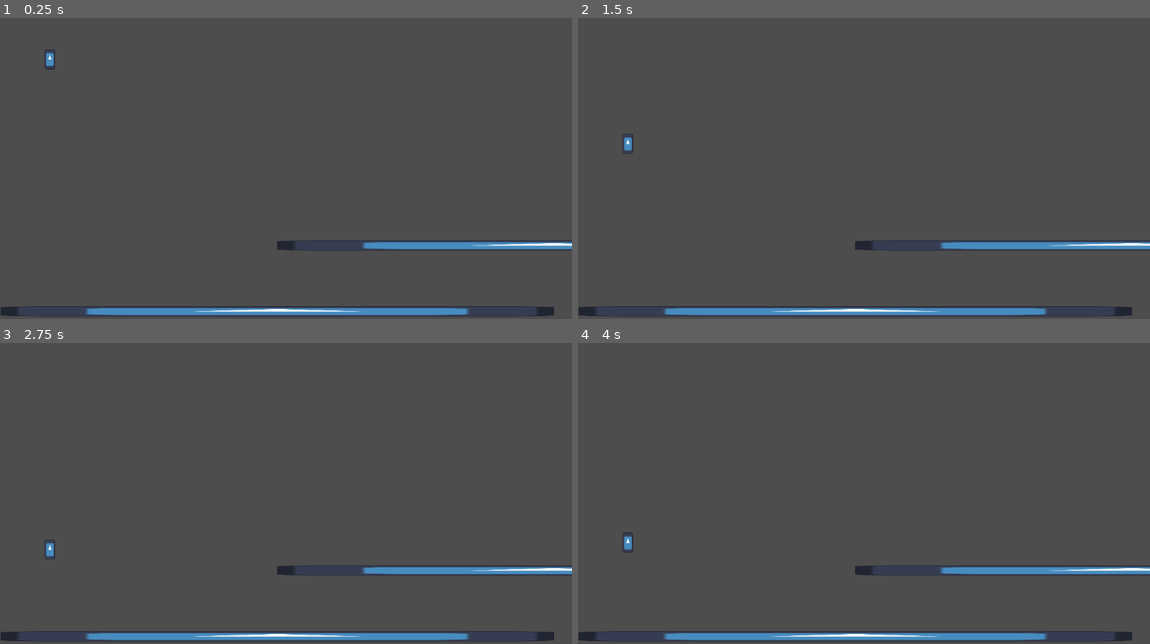
Above: before the commit, frames 1-4 (two rows, left to right).
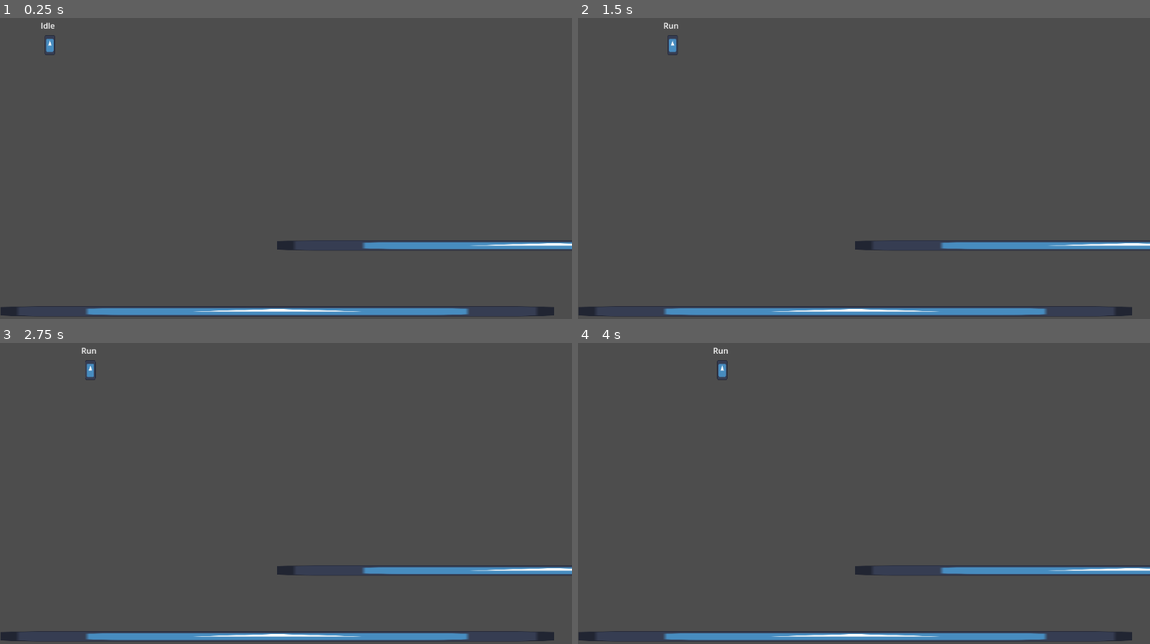
Above: after the commit, the same moments.

Repository: Zicr0n/garb
Game: Godot game, scene res://test-scene.tscn
Same seed, same stepped clock (60 frames per second), same inputs: the game is played once before the commit and once after it. The engine's default icon, where the game draws it, is replaced by a stand-in: a white triangle on a blue panel in a dark square.
Inputs:
- Up to frame 1 (0.25 s): no input
- Up to frame 2 (1.5 s): tap Enter (ui_accept) at 0.5, 0.6 s; hold D (move_right) from 0.53 s (still down); tap Space (jump) at 0.77, 0.8, 1.07, 1.35 s
- Up to frame 3 (2.75 s): tap Space (jump) at 1.52, 1.82, 2.3 s; tap Enter (ui_accept) at 1.55, 2.1 s; release D (move_right) at 2.03 s; hold A (move_left) from 2.03 s (still down)
- Up to frame 4 (4 s): release A (move_left) at 2.78 s; hold D (move_right) from 2.78 s (still down); tap Enter (ui_accept) at 2.85 s; tap Space (jump) at 3.02, 3.32, 3.6, 3.77 s

The runs differ from the first frame. In frame 1, 0.2% of the frame differs, in the area x 7-10%, y 1-18%; in frame 2, 0.2%; in frame 3, 0.2%; in frame 4, 0.2%, in the area x 7-27%, y 1-70%.

Commit message:
Added simple player state machine, including an idle state and a run state. 21/09/2025

Diff:
--- /dev/null
+++ b/player/input_component.gd
@@ -0,0 +1,13 @@
+extends Node
+class_name InputComponent
+
+var _x_axis = 0
+
+func _process(delta: float) -> void:
+	_x_axis = Input.get_axis("move_left", "move_right")
+
+func move_dir_x() -> float :
+	return _x_axis
+
+func is_jump_just_pressed() -> bool:
+	return Input.is_action_just_pressed("jump")
--- a/player/player.gd
+++ b/player/player.gd
@@ -6,19 +6,20 @@
 var _current_jumps : int = 0
 
 func _physics_process(delta: float) -> void:
+	return
 	# Add the gravity.
 	if not is_on_floor():
 		velocity += get_gravity() * delta
 
 	# Handle jump.
-	if Input.is_action_just_pressed("ui_accept") and _current_jumps < 1:
+	if Input.is_action_just_pressed("jump") and _current_jumps < 1:
 		velocity.y = JUMP_VELOCITY
 		if !is_on_floor():
 			_current_jumps += 1
 
 	# Get the input direction and handle the movement/deceleration.
 	# As good practice, you should replace UI actions with custom gameplay actions.
-	var direction := Input.get_axis("ui_left", "ui_right")
+	var direction := Input.get_axis("move_left", "move_right")
 	if direction:
 		velocity.x = direction * SPEED
 	else:
--- a/player/player.tscn
+++ b/player/player.tscn
@@ -1,7 +1,13 @@
-[gd_scene load_steps=4 format=3 uid="uid://b8kifcuaee8n3"]
+[gd_scene load_steps=10 format=3 uid="uid://b8kifcuaee8n3"]
 
 [ext_resource type="Texture2D" uid="uid://dfedybx3etkpr" path="res://icon.svg" id="1_oul6g"]
 [ext_resource type="Script" uid="uid://cniufabxudqvo" path="res://player/player.gd" id="1_rkbax"]
+[ext_resource type="Script" uid="uid://c1240vqmt4squ" path="res://statemachine/player/player_statemachine.gd" id="3_g1dw6"]
+[ext_resource type="Script" uid="uid://c3qb0f2v1g87h" path="res://player/player_moveComponent.gd" id="3_rgyib"]
+[ext_resource type="Script" uid="uid://b5psxt4dsqn1t" path="res://statemachine/player/player_idleState.gd" id="4_yw30f"]
+[ext_resource type="Script" uid="uid://cyrk46itcj7hg" path="res://statemachine/player/player_runState.gd" id="5_g6k8r"]
+[ext_resource type="Script" uid="uid://qlk0erq25k8y" path="res://player/input_component.gd" id="5_qjkh3"]
+[ext_resource type="Script" uid="uid://ciuanf5meh5yq" path="res://statemachine/player/player_jumpState.gd" id="6_boad6"]
 
 [sub_resource type="CapsuleShape2D" id="CapsuleShape2D_rkbax"]
 height = 40.0
@@ -16,3 +22,38 @@
 position = Vector2(-0.5, 1.9073486e-06)
 scale = Vector2(0.16406249, 0.31249997)
 texture = ExtResource("1_oul6g")
+
+[node name="MoveComponent" type="Node" parent="." node_paths=PackedStringArray("characterBody2D")]
+script = ExtResource("3_rgyib")
+characterBody2D = NodePath("..")
+
+[node name="Statemachine" type="Node" parent="." node_paths=PackedStringArray("start_state", "input_component", "move_component")]
+script = ExtResource("3_g1dw6")
+start_state = NodePath("Idle")
+input_component = NodePath("../InputComponent")
+move_component = NodePath("../MoveComponent")
+
+[node name="Idle" type="Node" parent="Statemachine" node_paths=PackedStringArray("_jump_state", "_run_state")]
+script = ExtResource("4_yw30f")
+_jump_state = NodePath("../Jump")
+_run_state = NodePath("../Run")
+
+[node name="Run" type="Node" parent="Statemachine" node_paths=PackedStringArray("idle_state", "jump_state")]
+script = ExtResource("5_g6k8r")
+idle_state = NodePath("../Idle")
+jump_state = NodePath("../Jump")
+metadata/_custom_type_script = "uid://ddme3krabnfa5"
+
+[node name="Jump" type="Node" parent="Statemachine"]
+script = ExtResource("6_boad6")
+metadata/_custom_type_script = "uid://ddme3krabnfa5"
+
+[node name="InputComponent" type="Node" parent="."]
+script = ExtResource("5_qjkh3")
+
+[node name="currentstate" type="Label" parent="."]
+offset_left = -19.0
+offset_top = -51.0
+offset_right = 21.0
+offset_bottom = -28.0
+text = "text"
--- /dev/null
+++ b/player/player_moveComponent.gd
@@ -0,0 +1,12 @@
+extends Node
+class_name PlayerMoveComponent
+
+@export var characterBody2D : CharacterBody2D = null
+
+@export var MOVE_SPEED_GROUND : float = 100.0
+
+func move_on_ground(direction : float) -> void:
+	characterBody2D.velocity.x = direction * MOVE_SPEED_GROUND
+
+func _physics_process(dt) -> void:
+	characterBody2D.move_and_slide()
--- /dev/null
+++ b/statemachine/default/statemachine.gd
@@ -0,0 +1,56 @@
+extends Node
+class_name StateMachine
+
+var parent = null
+@export var call_input : bool = false
+@export var start_state : State = null
+var current_state : State = null
+var previous_state : State = null
+
+func init(set_parent):
+	parent = set_parent
+
+	if start_state == null:
+		print("NO START STATE FOUND")
+		return
+
+	for child in get_children():
+		if child is State:
+			var state : State = child
+			state.state_machine = self
+
+	set_state(start_state)
+
+func set_state(new_state : State):
+	if current_state:
+		current_state.exit()
+		previous_state = current_state
+
+	current_state = new_state
+	current_state.enter()
+
+
+func _input(event):
+	if call_input:
+		if current_state:
+			var new_state : State = current_state.input(event)
+
+			if new_state != null:
+				# Returned a state, change to it
+				set_state(new_state)
+
+func _process(delta):
+	if current_state:
+		var new_state : State = current_state.process(delta)
+
+		if new_state != null:
+			# Returned a state, change to it
+			set_state(new_state)
+
+func _physics_process(delta):
+	if current_state:
+		var new_state : State = current_state.physics_process(delta)
+
+		if new_state != null:
+			# Returned a state, change to it
+			set_state(new_state)
--- /dev/null
+++ b/statemachine/default/states/state.gd
@@ -0,0 +1,19 @@
+extends Node
+class_name State
+
+var state_machine : StateMachine = null
+
+func enter():
+	pass
+
+func exit():
+	pass
+
+func process(_delta):
+	pass
+
+func physics_process(_delta):
+	pass
+
+func input(_event):
+	pass
--- /dev/null
+++ b/statemachine/player/player_idleState.gd
@@ -0,0 +1,22 @@
+extends PlayerState
+class_name PlayerIdleState
+
+@export var _jump_state : PlayerState = null;
+@export var _run_state : PlayerState = null;
+
+func enter():
+	print("Entered idle state")
+
+func process(_delta):
+	if state_machine.input_component.move_dir_x() != 0:
+		return _run_state;
+
+	if state_machine.input_component.is_jump_just_pressed():
+		return _jump_state
+
+	state_machine.move_component.move_on_ground(0)
+
+	return null
+
+func exit():
+	print("Exiting idle state")
--- /dev/null
+++ b/statemachine/player/player_jumpState.gd
@@ -0,0 +1,4 @@
+extends PlayerState
+
+func enter():
+	print("Entered Jump State")
--- /dev/null
+++ b/statemachine/player/player_runState.gd
@@ -0,0 +1,17 @@
+extends PlayerState
+
+@export var idle_state : PlayerState = null
+@export var jump_state : PlayerState = null
+
+func enter():
+	print("Entered Run State")
+
+func process(_delta):
+	var x_dir = state_machine.input_component.move_dir_x()
+
+	if x_dir == 0:
+		return idle_state
+
+	state_machine.move_component.move_on_ground(x_dir)
+
+	return null
--- /dev/null
+++ b/statemachine/player/player_statemachine.gd
@@ -0,0 +1,66 @@
+@icon("res://pear.svg")
+extends Node
+class_name PlayerStateMachine
+
+var character = null
+@export var call_input : bool = false
+@export var start_state : PlayerState = null
+var current_state : PlayerState = null
+var previous_state : PlayerState = null
+
+@onready var currentstateLabel: Label = $"../currentstate"
+@export var input_component : InputComponent = null
+@export var move_component : PlayerMoveComponent = null
+
+func _ready():
+	init(character)
+
+func init(set_parent):
+	character = set_parent
+
+	if start_state == null:
+		print("NO START STATE FOUND")
+		return
+
+	for child in get_children():
+		if child is PlayerState:
+			var state : PlayerState = child
+			state.state_machine = self
+
+	set_state(start_state)
+
+func set_state(new_state : PlayerState):
+	if current_state:
+		current_state.exit()
+		previous_state = current_state
+
+	current_state = new_state
+	current_state.enter()
+
+
+func _input(event):
+	if call_input:
+		if current_state:
+			var new_state : PlayerState = current_state.input(event)
+
+			if new_state != null:
+				# Returned a state, change to it
+				set_state(new_state)
+
+func _process(delta):
+	if current_state:
+		var new_state : PlayerState = current_state.process(delta)
+
+		if new_state != null:
+			# Returned a state, change to it
+			set_state(new_state)
+
+	currentstateLabel.text = current_state.name
+
+func _physics_process(delta):
+	if current_state:
+		var new_state : PlayerState = current_state.physics_process(delta)
+
+		if new_state != null:
+			# Returned a state, change to it
+			set_state(new_state)
--- /dev/null
+++ b/statemachine/player/playerstate.gd
@@ -0,0 +1,19 @@
+extends Node
+class_name PlayerState
+
+var state_machine : PlayerStateMachine = null
+
+func enter():
+	pass
+
+func exit():
+	pass
+
+func process(_delta):
+	pass
+
+func physics_process(_delta):
+	pass
+
+func input(_event):
+	pass
--- a/test-scene.tscn
+++ b/test-scene.tscn
@@ -1,7 +1,8 @@
-[gd_scene load_steps=4 format=3 uid="uid://c0fpi2hx80ksy"]
+[gd_scene load_steps=5 format=3 uid="uid://c0fpi2hx80ksy"]
 
 [ext_resource type="PackedScene" uid="uid://b8kifcuaee8n3" path="res://player/player.tscn" id="1_wn8ut"]
 [ext_resource type="Texture2D" uid="uid://dfedybx3etkpr" path="res://icon.svg" id="2_8amj3"]
+[ext_resource type="Texture2D" uid="uid://dn13j5rcilh36" path="res://freak.png" id="3_8amj3"]
 
 [sub_resource type="RectangleShape2D" id="RectangleShape2D_c5pbs"]
 size = Vector2(1163, 20)
@@ -10,8 +11,6 @@
 
 [node name="player" parent="." instance=ExtResource("1_wn8ut")]
 position = Vector2(101, 95)
-
-[node name="Line2D" type="Line2D" parent="player"]
 
 [node name="StaticBody2D2" type="StaticBody2D" parent="."]
 position = Vector2(566, 501)
@@ -36,3 +35,8 @@
 position = Vector2(549.49994, -1.5)
 scale = Vector2(8.710937, 0.1640625)
 texture = ExtResource("2_8amj3")
+
+[node name="Sprite2D" type="Sprite2D" parent="."]
+position = Vector2(1294, 925)
+scale = Vector2(0.07106269, 0.07106315)
+texture = ExtResource("3_8amj3")
Binary file added: freak.png
Not shown, added: freak.png.import
Not shown, added: pear.svg
Not shown, added: pear.svg.import
Not shown, added: player/input_component.gd.uid
Not shown, added: player/player_moveComponent.gd.uid
Not shown, added: statemachine/default/statemachine.gd.uid
Not shown, added: statemachine/default/states/state.gd.uid
Not shown, added: statemachine/player/player_idleState.gd.uid
Not shown, added: statemachine/player/player_jumpState.gd.uid
Not shown, added: statemachine/player/player_runState.gd.uid
Not shown, added: statemachine/player/player_statemachine.gd.uid
(and 1 more such lines)
